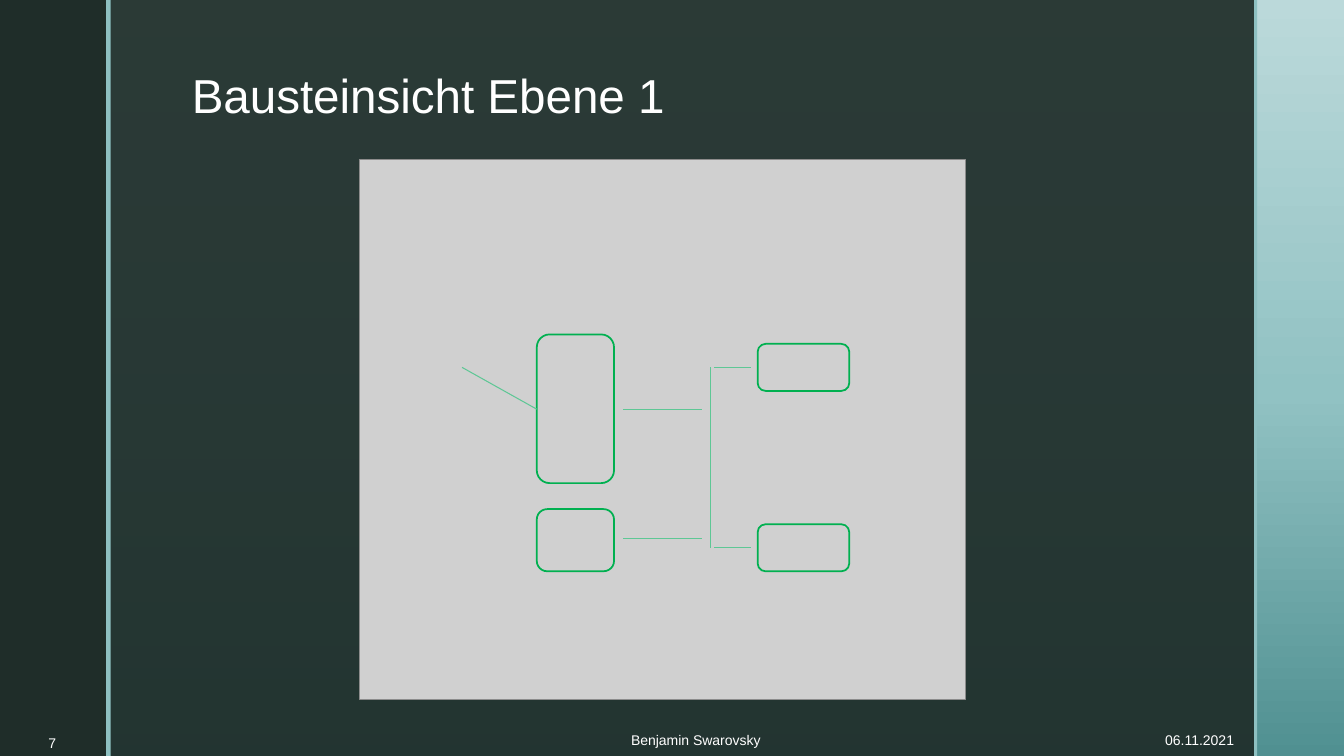
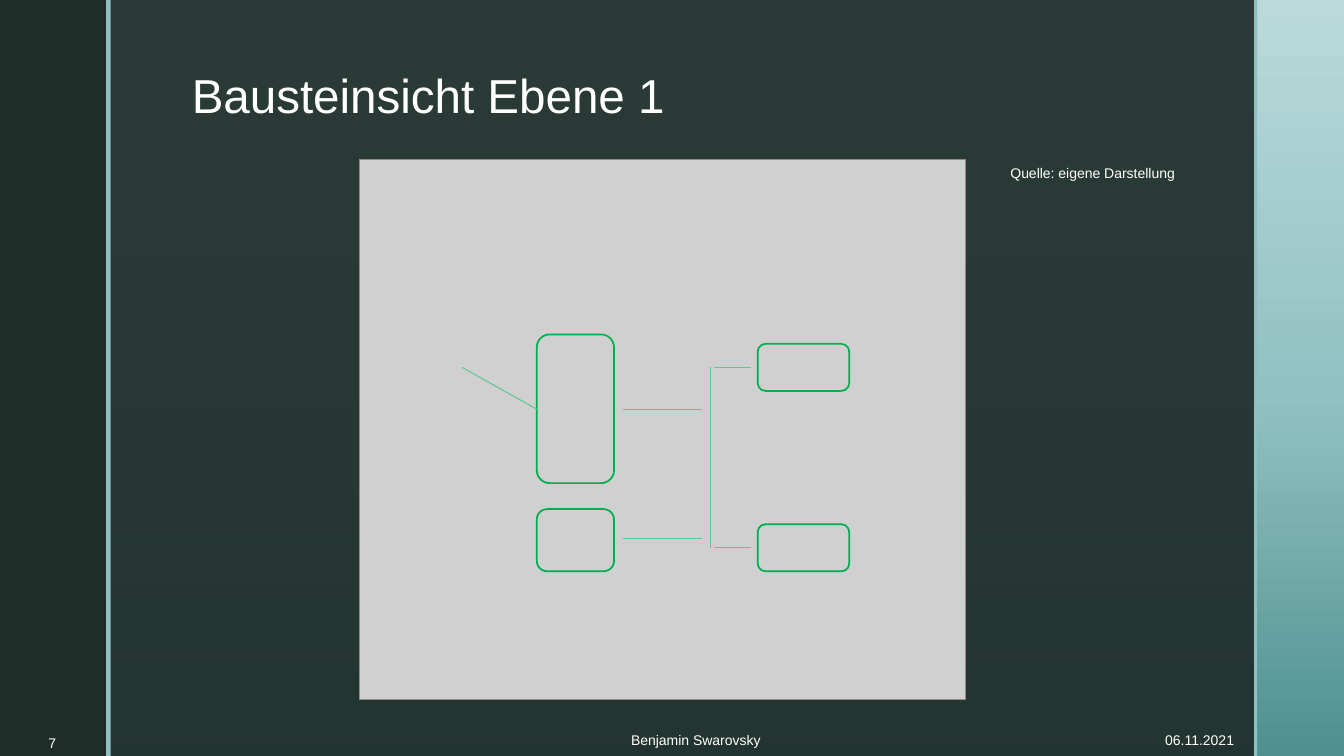
Before and after one commit to BenjaminS01/Abschluss, a slide deck: slide 7 of Vortrag.pptx. Drawn at 1344x756 pixels with LibreOffice and Linux fonts; fonts in the diff are those of the drawing; grey boxes stand for pictures; background and template pictures are left out. Boxes give left, top, right and bottom in pixels: in the first picture for what was removed or moved away, otherwise in the second. Text is boxed around its words. In the diff, an @@ line names an element or a change of style, - is before the commit and + after.

Commit message:
Quellen beschriftung angefangen

```diff
--- a/Vortrag.pptx
+++ b/Vortrag.pptx
@@ text added at (x1=1010, y1=168, x2=1175, y2=181), 10 pt, text #FFFFFF @@
+Quelle: eigene Darstellung
```
Also in this commit, not shown: 8 other slides changed.
